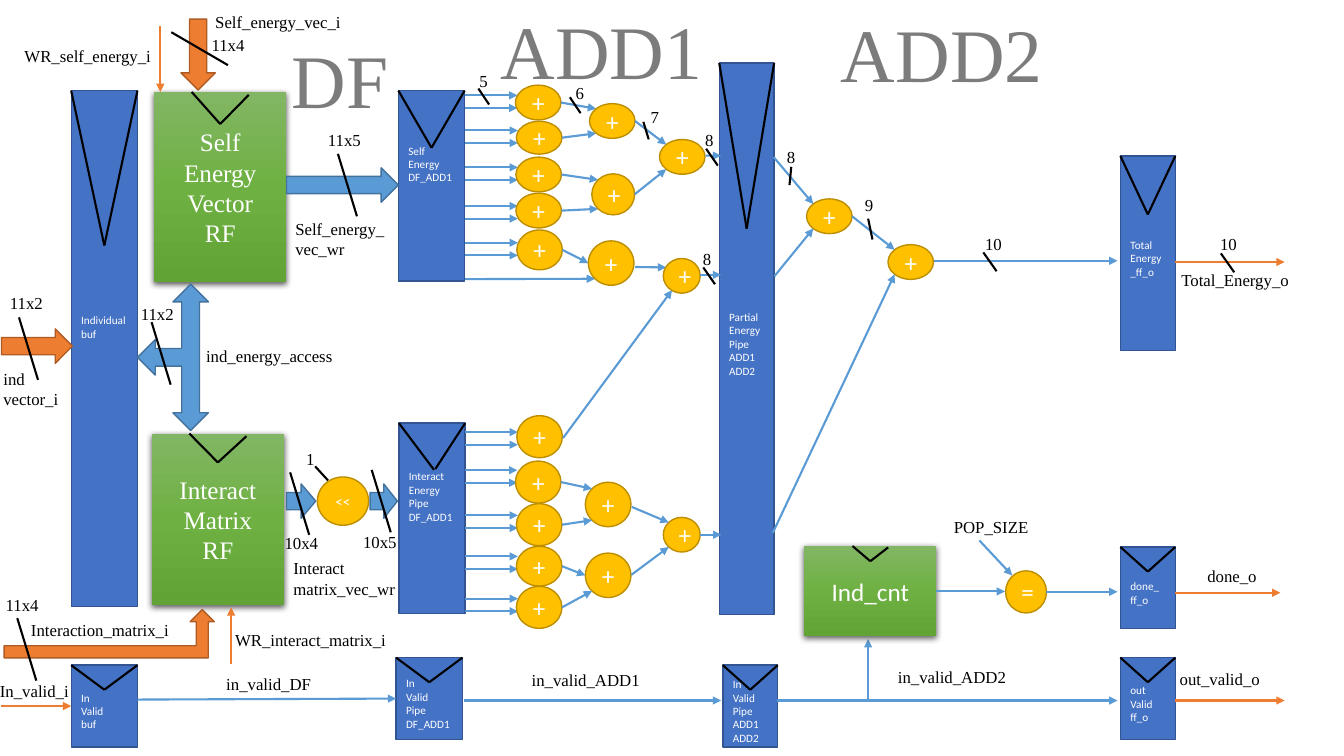
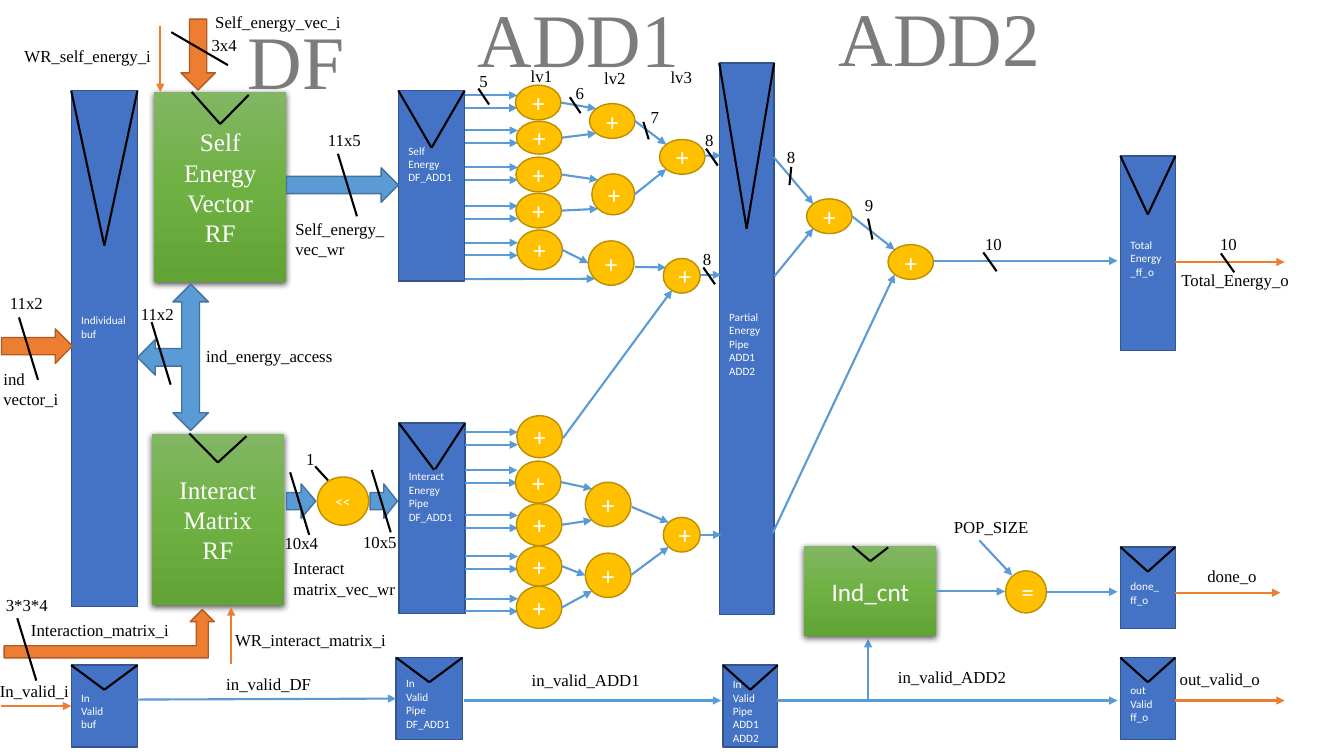
Before and after one commit to sicajc/EC_FINAL_PROJECT, a slide deck: slide 1 of EC_FINAL_PROJECT/EC_FINAL_PROJECT/verilog/fitness_evaluation/image/evaluate_fit_DP.pptx. Drawn at 1344x756 pixels with LibreOffice and Linux fonts; fonts in the diff are those of the drawing. Boxes give left, top, right and bottom in pixels: in the first picture for what was removed or moved away, otherwise in the second. Text is boxed around its words. In the diff, an @@ line names an element or a change of style, - is before the commit and + after.

```diff
--- a/EC_FINAL_PROJECT/EC_FINAL_PROJECT/verilog/fitness_evaluation/image/evaluate_fit_DP.pptx
+++ b/EC_FINAL_PROJECT/EC_FINAL_PROJECT/verilog/fitness_evaluation/image/evaluate_fit_DP.pptx
@@ text "DF" rewrapped from <box>292,58,389,108</box> to <box>247,30,344,104</box> @@
@@ text "ADD1": place and size @@
-text "ADD1" at <box>501,29,703,94</box>
+text "ADD1" at <box>477,17,679,83</box>
@@ text "ADD2": place and size @@
-text "ADD2" at <box>841,32,1043,82</box>
+text "ADD2" at <box>839,16,1041,66</box>
@@ text at <box>212,40,237,51</box>: text changed @@
-11x4
+3x4
@@ text added at <box>531,70,552,86</box>, 12 pt, text #000000 @@
+lv1
@@ text added at <box>604,72,625,84</box>, 12 pt, text #000000 @@
+lv2
@@ text added at <box>671,71,692,83</box>, 12 pt, text #000000 @@
+lv3
@@ text at <box>6,600,48,611</box>: text changed @@
-11x4
+3*3*4
```
Also in this commit, not shown: 1 other file.
